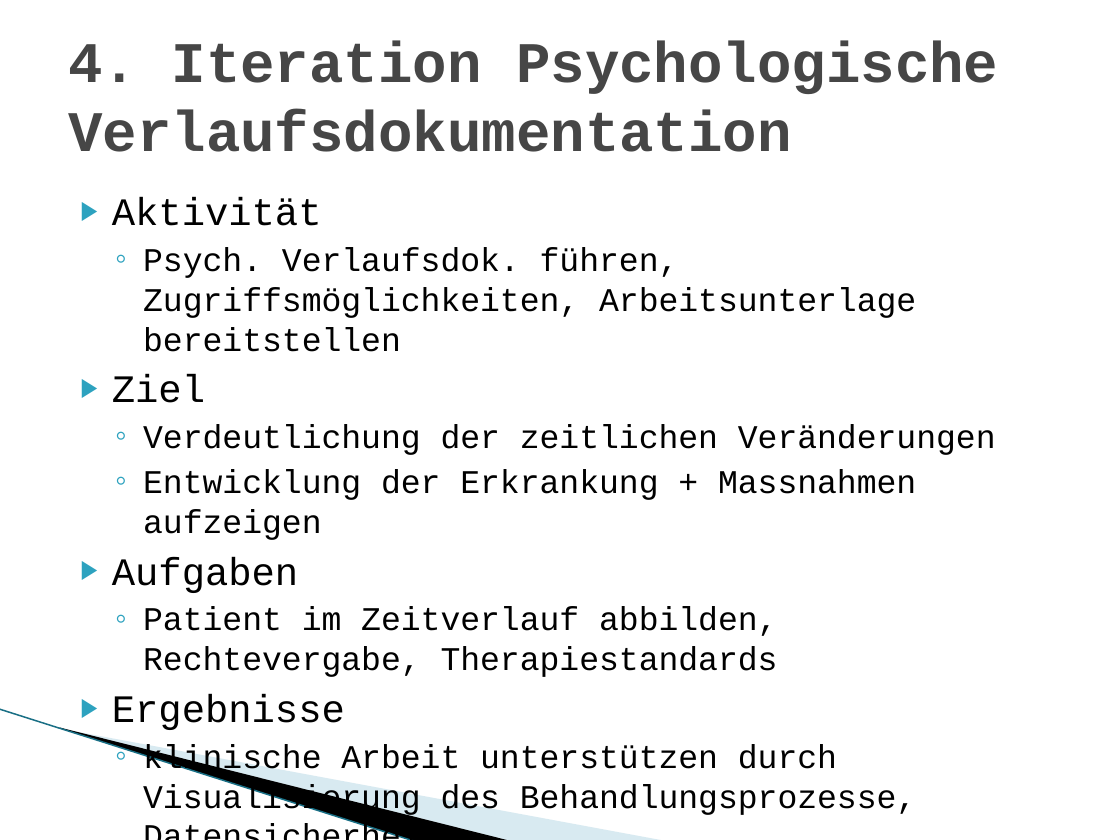
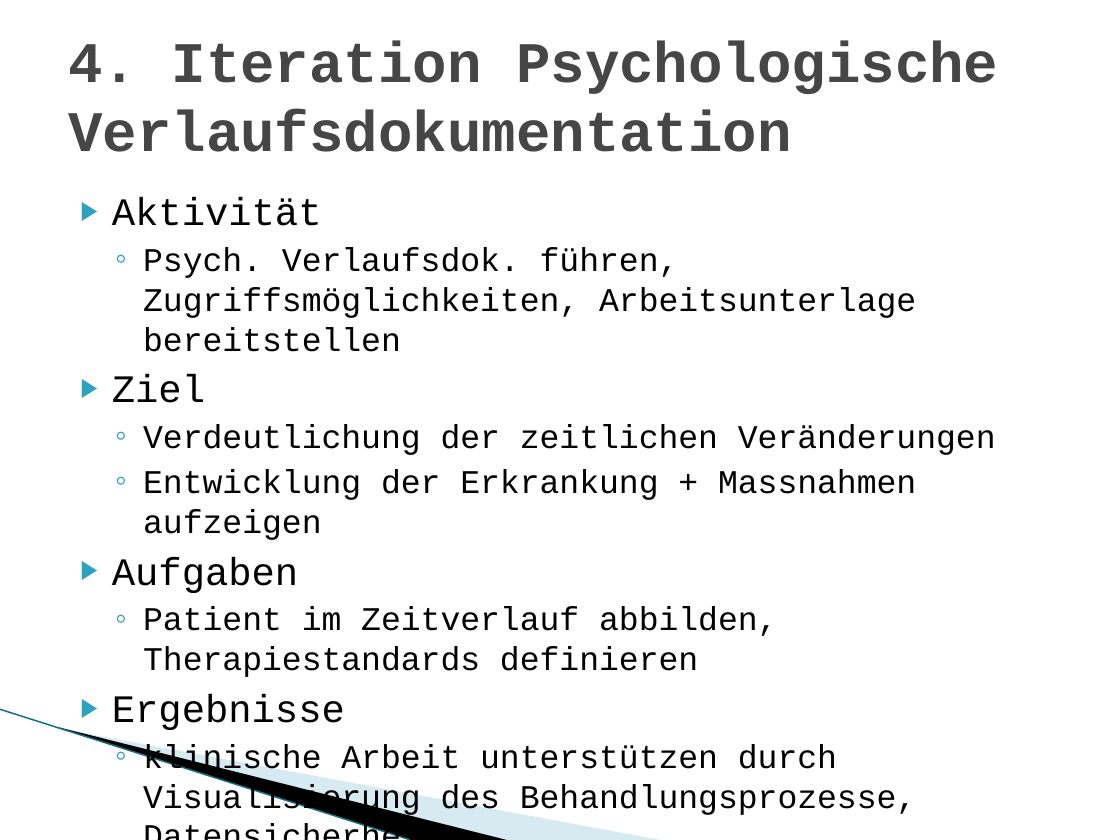
Before and after one commit to MarwinPhilips/ch.bfh.btx8081.w2015.schwarz, a slide deck: slide 14 of Documents/Task 1/Task 1 Introduction to the MHC-PMS, First.pptx. Drawn at 1120x840 pixels with LibreOffice and Linux fonts; fonts in the diff are those of the drawing; background and template pictures are left out. Boxes give left, top, right and bottom in pixels: in the first picture for what was removed or moved away, otherwise in the second. Text is boxed around its words. In the diff, an @@ line names an element or a change of style, - is before the commit and + after.

```diff
--- a/Documents/Task 1/Task 1 Introduction to the MHC-PMS, First.pptx
+++ b/Documents/Task 1/Task 1 Introduction to the MHC-PMS, First.pptx
@@ text at box(143, 606, 777, 677): text changed @@
-  ◦ Patient im Zeitverlauf abbilden, Rechtevergabe, Therapiestandards
+  ◦ Patient im Zeitverlauf abbilden, Therapiestandards definieren
```
Also in this commit, not shown: 1 other slide changed.
